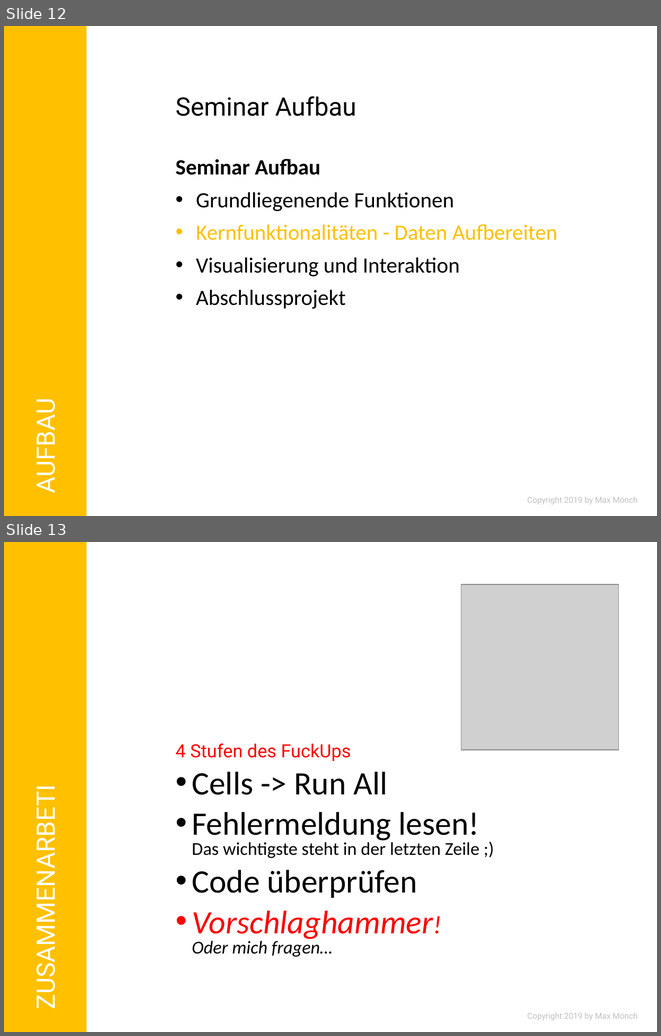
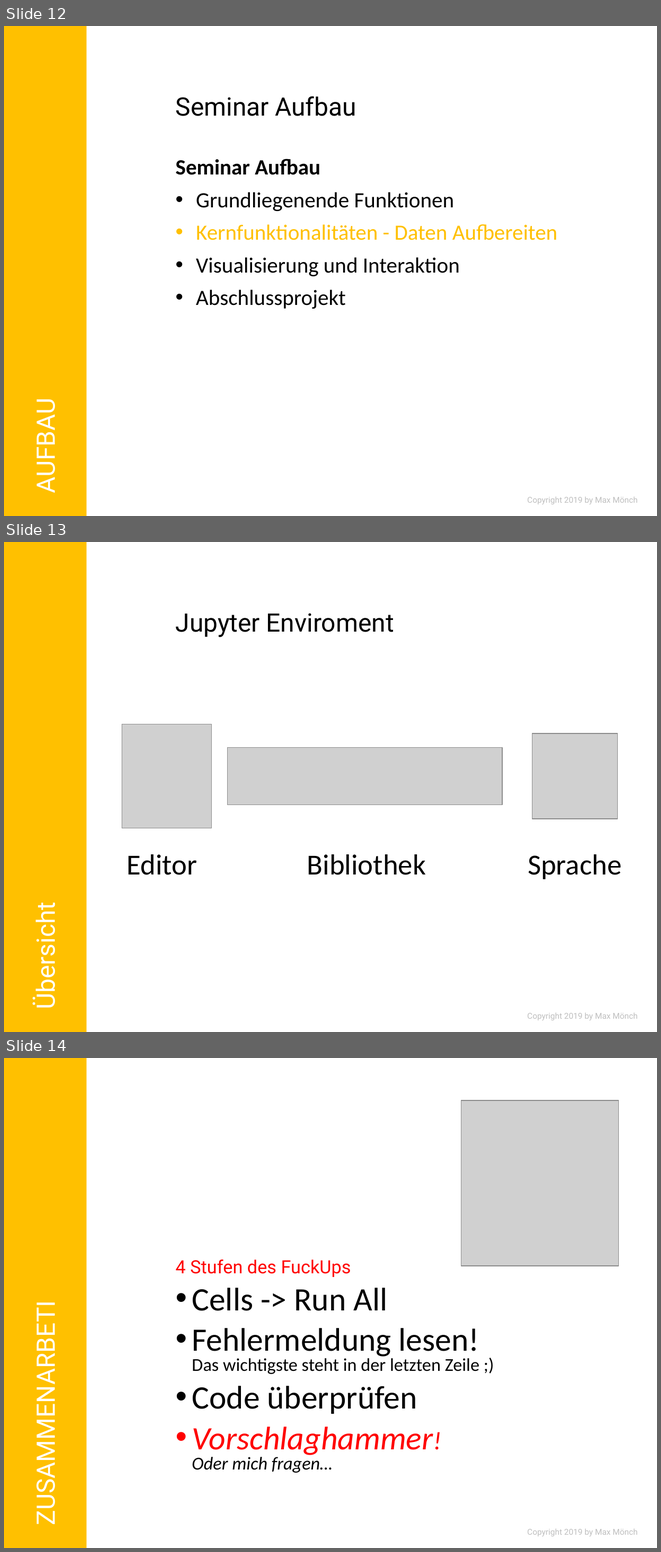
Before and after one commit to MonksterFX/pandas-basic, a slide deck: praesentation/pandas-basic.pptx. Shown one above the other, each under a label of ours: slides 12 and 13 before the commit, slides 12, 13 and 14 after it. The pictures are 661x1036 and 661x1552 pixels, drawn with LibreOffice and Linux fonts; fonts in the diff are those of the drawing; grey boxes stand for pictures; background and template pictures are left out. Boxes give left, top, right and bottom in pixels: in the first picture for what was removed or moved away, otherwise in the second. Text is boxed around its words. In the diff, an @@ line names an element or a change of style, - is before the commit and + after.

```diff
--- a/praesentation/pandas-basic.pptx
+++ b/praesentation/pandas-basic.pptx
@@ slide 13 added at bbox=[4, 542, 657, 1032], background #FFFFFF; not listed: 2 template elements that a slide beside it also shows @@
@@ title added at bbox=[176, 613, 394, 637], 28 pt, text #000000 @@
+Jupyter Enviroment
@@ picture added at bbox=[122, 724, 212, 828] @@
@@ picture added at bbox=[227, 748, 502, 805] @@
@@ picture added at bbox=[532, 733, 618, 819] @@
@@ text added at bbox=[126, 854, 197, 875], 32 pt, text #000000 @@
+Editor
@@ text added at bbox=[307, 854, 426, 875], 32 pt, text #000000 @@
+Bibliothek
@@ text added at bbox=[528, 854, 621, 879], 32 pt, text #000000 @@
+Sprache
@@ text added at bbox=[28, 912, 62, 1006], 28 pt, text #FFFFFF @@
+Übersicht
@@ what was slide 13 is now slide 14 @@
```
Also in this commit, not shown: 2 slides changed, 1 other slide added, 13 other files.
